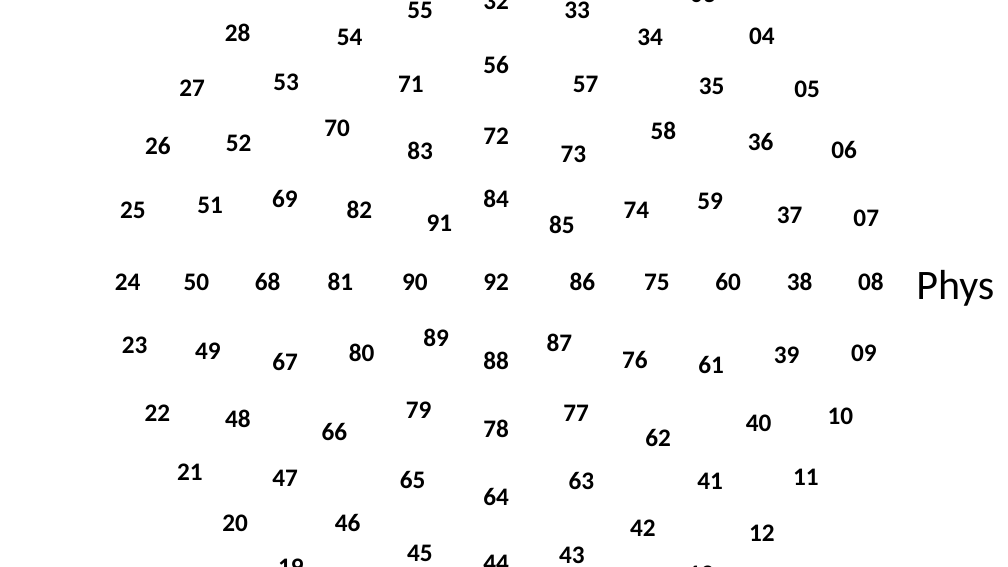
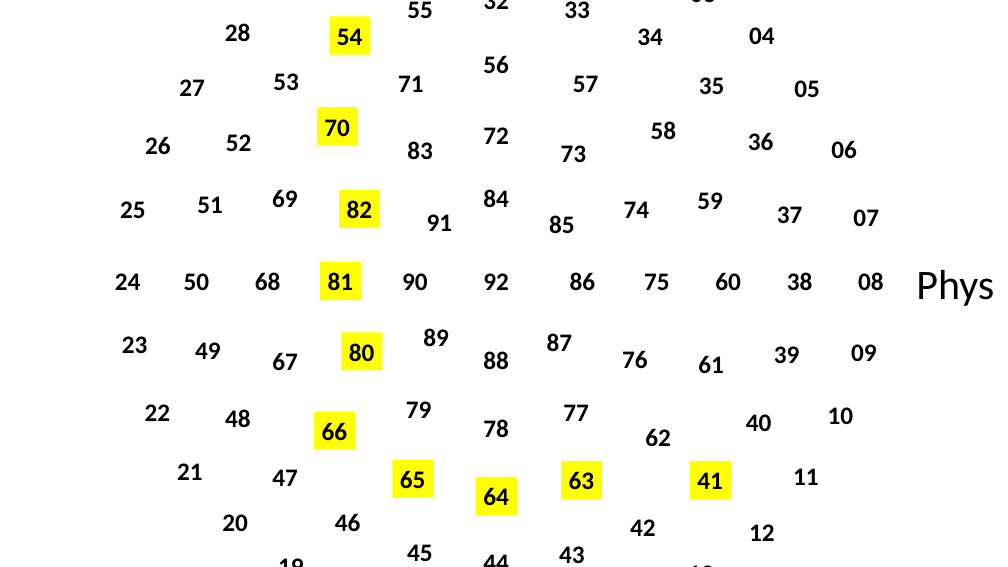
Before and after one commit to Mark-MDO47/GraduationCap2017, a slide deck: slide 10 of PresumedPhysLEDlayout.pptx (slide 14 before the commit). Drawn at 1008x567 pixels with LibreOffice and Linux fonts; fonts in the diff are those of the drawing; background and template pictures are left out. Boxes give left, top, right and bottom in pixels: in the first picture for what was removed or moved away, otherwise in the second. Text is boxed around its words. In the diff, an @@ line names an element or a change of style, - is before the commit and + after.

```diff
--- a/PresumedPhysLEDlayout.pptx
+++ b/PresumedPhysLEDlayout.pptx
@@ 10 rectangles moved together from (x1=322, y1=28, x2=723, y2=506) to (x1=315, y1=17, x2=731, y2=515) @@
@@ fill none to #FFFF00 in 10 elements at (x1=330, y1=17, x2=371, y2=54), (x1=317, y1=107, x2=358, y2=145), (x1=340, y1=190, x2=380, y2=228), (x1=690, y1=461, x2=731, y2=499), (x1=561, y1=461, x2=602, y2=499), (x1=321, y1=262, x2=361, y2=300), (x1=476, y1=477, x2=516, y2=515), (x1=392, y1=460, x2=433, y2=498), (x1=315, y1=411, x2=355, y2=449), (x1=341, y1=333, x2=382, y2=371) @@
```
Also in this commit, not shown: 2 slides added, 3 other files.
